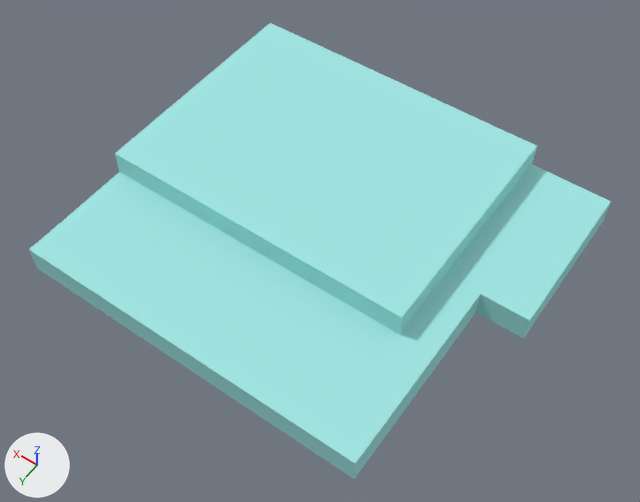
Before and after pictures for a commit that changed the Blender file Assets/Blend/level1.blend.
Camera for both pictures: a 50 mm lens placed at (-46.0, 55.4, 103.8), pointed at (0.3, -9.4, 2.0). Every picture has the same lights, and +X, +Y and +Z are marked at lower left.

In view in the first picture: 'shop'.
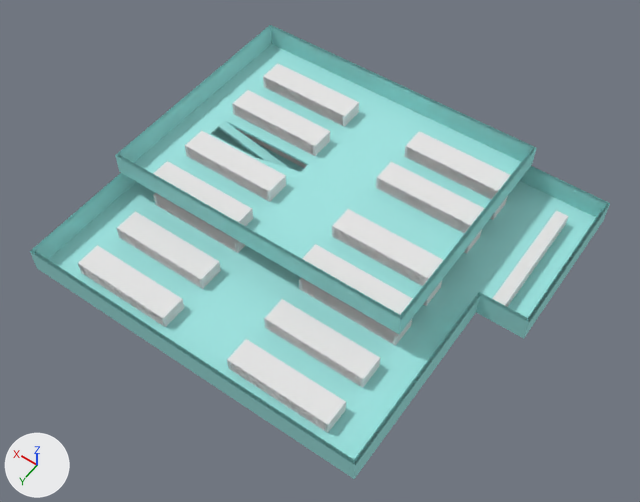
Where the change shows, as pixel boxes (x1, y1, x2, y2) in the pictures (640 x 502 px):
'shop', reshaped
    before: (29, 23, 611, 479)
    after: (30, 25, 610, 477)
'floor', added (cyan)
    after: (37, 128, 601, 479)
'level1', added (cyan)
    after: (134, 44, 521, 298)
'floorTill', added (cyan)
    after: (476, 198, 604, 339)
'stairUp', added (cyan)
    after: (219, 121, 291, 169)
part 1 of me_cube, deleted (cyan)
    before: (29, 23, 611, 479)
'Shelf.005', unchanged, uncovered by the edit
    after: (227, 339, 346, 433)
'Shelf.004', unchanged, uncovered by the edit
    after: (264, 299, 380, 388)
'Shelf.017', unchanged, uncovered by the edit
    after: (332, 209, 443, 286)
'Shelf.006', unchanged, uncovered by the edit
    after: (78, 245, 184, 327)

The change, as a diff of the scene's bpy script:
```diff
--- a/Assets/Blend/level1.blend.py
+++ b/Assets/Blend/level1.blend.py
@@ me_cube @@
 # used by ob_shop; location = (0.0, 0.0, 0.0)
-me_cube.from_pydata(...)  # 340 vertices, 305 faces, 1 loose edge; spans x -30.5..33.0, y -40.5..16.0, z 0.0..8.5
+me_cube.from_pydata(...)  # 150 vertices, 75 faces; spans x -30.5..33.0, y -40.5..16.0, z 0.5..8.1
+# me_cube part 1
+# 190 vertices are removed from x -30.5..33.0, y -40.5..16.0, z 0.0..8.5
+# 230 faces are deleted
+# 1 loose edge is deleted
 me_cube.materials.append(mat_material)
@@ me_cube_013 @@
+me_cube_013.from_pydata(...)  # 24 vertices, 13 faces, 2 loose edges; spans x -30.5..-22.5, y -40.5..-14.5, z 0.0..0.5
+me_cube_013.materials.append(mat_material)  # cyan #a3e7e4
@@ me_cube_010 @@
+me_cube_010.from_pydata(...)  # 102 vertices, 65 faces; spans x -30.0..33.0, y -40.5..16.0, z 0.0..0.5
+me_cube_010.materials.append(mat_material)  # cyan #a3e7e4
@@ me_cube_012 @@
+me_cube_012.from_pydata([(10.5, -19.0, 0.5), (10.5, -20.6, 0.5), (27.0, -20.6, 4.5), (27.0, -19.0, 4.5), (10.5, -19.0, 0.0), (10.5, -20.6, 0.0), (27.0, -20.6, 4.1), (27.0, -19.0, 4.1)], [], [(6, 5, 4, 7), (3, 7, 4, 0), (1, 5, 6, 2), (2, 3, 0, 1)])
+me_cube_012.materials.append(mat_material)  # cyan #a3e7e4
@@ me_cube_028 @@
+me_cube_028.from_pydata(...)  # 90 vertices, 34 faces, 17 loose edges; spans x -17.5..33.0, y -40.5..-2.5, z 4.0..4.5
+me_cube_028.materials.append(mat_material)  # cyan #a3e7e4
@@ ob_floortill @@
+ob_floortill = bpy.data.objects.new('floorTill', me_cube_013)
+ob_floortill.parent = ob_shop
+ob_floortill.location = (0.0, 0.0, 0.0)
@@ ob_floor @@
+ob_floor = bpy.data.objects.new('floor', me_cube_010)
+ob_floor.parent = ob_shop
+ob_floor.location = (0.0, 0.0, 0.0)
@@ ob_stairup @@
+ob_stairup = bpy.data.objects.new('stairUp', me_cube_012)
+ob_stairup.parent = ob_shop
+ob_stairup.location = (0.0, 0.0, 0.0)
@@ ob_level1 @@
+ob_level1 = bpy.data.objects.new('level1', me_cube_028)
+ob_level1.parent = ob_shop
+ob_level1.location = (0.0, 0.0, 0.0)
```
